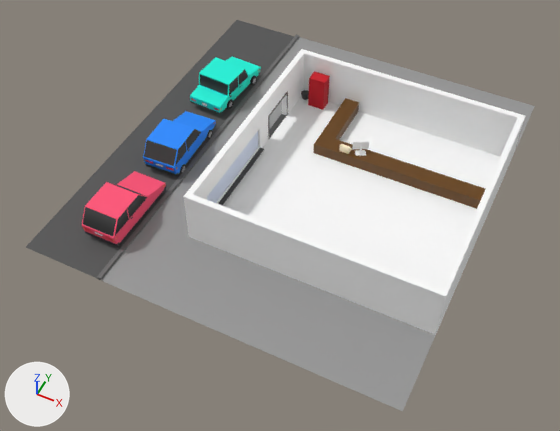
What one commit did to the FBX model Assets/Environment/cafe_model.fbx.
The view is the same before and after, from a 50 mm camera at (12.0, -35.2, 40.2) aimed at (-4.4, -2.4, -0.9). Every picture has the same lights, and +X, +Y and +Z are marked at lower left. Where no turn or scale is listed for an object, it has been applied to the vertices.

The first picture shows 'Floor', 'car02', 'car03', 'car05', 'cokemachine', 'curb', 'desk', 'doorpannel01', 'glass', 'road', 'sidewalk', 'walls', 'windowsil'.
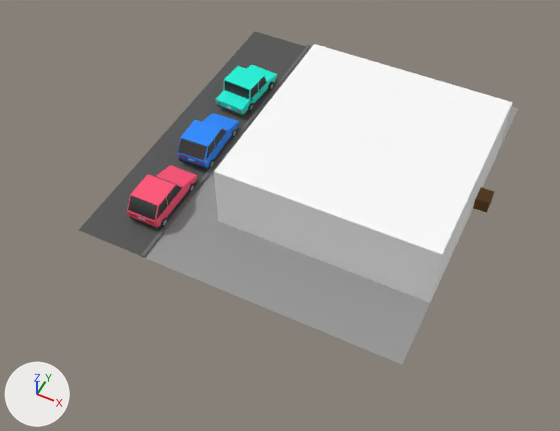
Where the newer file only moved an object's origin or applied its transform, the numbers keep the older frame.

The change, as a diff of the scene's bpy script:
```diff
--- a/Assets/Environment/cafe_model.fbx.py
+++ b/Assets/Environment/cafe_model.fbx.py
@@ me_mesh_014 @@
 # used by ob_walls; location = (-8.75, 9.92, -0.01); rotation_euler = (1.571, 0.0, 0.0), in degrees (90, 0, 0); scale = (0.00875, 0.00875, 0.00875)
-me_mesh_014.from_pydata(...)  # 96 vertices, 98 faces; spans x 0.0..2000.0, y 0.0..455.0, z 0.0..2000.0
+me_mesh_014.from_pydata(...)  # 96 vertices, 86 faces; spans x -25.0..1975.0, y -160.0..429.0, z -25.0..1975.0
+# me_mesh_014 part 1: 96 vertices removed from x 0.0..2000.0, y 0.0..455.0, z 0.0..2000.0; 96 vertices added at x -25.0..1975.0, y -160.0..429.0, z -25.0..1975.0
 me_mesh_014.materials.append(mat_lambert2)
@@ ob_doorpannel02 @@
-ob_doorpannel02 = bpy.data.objects.new('doorpannel02', me_mesh_010)
@@ ob_walls @@
 ob_walls = bpy.data.objects.new('walls', me_mesh_014)
-ob_walls.location = (-8.75, 9.92, -0.01)
+ob_walls.location = (-7.46, 9.66, 1.21)
 ob_walls.rotation_euler = (1.571, 0.0, 0.0)  # degrees (90, 0, 0)
-ob_walls.scale = (0.00875, 0.00875, 0.00875)
+ob_walls.scale = (0.00765, 0.00765, 0.00765)
@@ ob_curb @@
 ob_curb = bpy.data.objects.new('curb', me_mesh_008)
-ob_curb.location = (-12.12, 1.174, -0.00748)
-ob_curb.rotation_euler = (1.571, 0.0, 0.0)  # degrees (90, 0, 0)
-ob_curb.scale = (1.91, 1.91, 1.91)
+ob_curb.parent = ob_group2
+ob_curb.location = (-1212.0, -0.748, -117.4)
+ob_curb.scale = (191.0, 191.0, 191.0)
@@ ob_floor @@
 ob_floor = bpy.data.objects.new('Floor', me_mesh_015)
-ob_floor.location = (0.0, 1.174, 0.0262)
-ob_floor.rotation_euler = (1.571, 0.0, 0.0)  # degrees (90, 0, 0)
-ob_floor.scale = (0.00875, 0.00875, 0.00875)
+ob_floor.parent = ob_group2
+ob_floor.location = (0.0, 2.619, -117.4)
+ob_floor.scale = (0.875, 0.875, 0.875)
@@ ob_sidewalk @@
 ob_sidewalk = bpy.data.objects.new('sidewalk', me_mesh_009)
-ob_sidewalk.location = (0.0, 1.174, -0.00748)
-ob_sidewalk.rotation_euler = (1.571, 0.0, 0.0)  # degrees (90, 0, 0)
-ob_sidewalk.scale = (0.00875, 0.00875, 0.00875)
+ob_sidewalk.parent = ob_group2
+ob_sidewalk.location = (0.0, -0.748, -117.4)
+ob_sidewalk.scale = (0.875, 0.875, 0.875)
@@ ob_car02 @@
 ob_car02 = bpy.data.objects.new('car02', me_mesh_007)
-ob_car02.location = (-13.67, -0.404, 1.252)
-ob_car02.rotation_euler = (1.571, 0.0, 1.605)  # degrees (90, 0, 92)
-ob_car02.scale = (0.0787, 0.0787, 0.0787)
+ob_car02.parent = ob_group2
+ob_car02.location = (-1367.0, 125.2, 40.43)
+ob_car02.rotation_euler = (0.0, 1.605, 0.0)  # degrees (0, 92, 0)
+ob_car02.scale = (7.87, 7.87, 7.87)
@@ ob_car03 @@
 ob_car03 = bpy.data.objects.new('car03', me_mesh_006)
-ob_car03.location = (-13.97, 7.022, 1.238)
-ob_car03.rotation_euler = (1.571, 0.0, 1.499)  # degrees (90, 0, 86)
-ob_car03.scale = (0.0787, 0.0787, 0.0787)
+ob_car03.parent = ob_group2
+ob_car03.location = (-1397.0, 123.8, -702.2)
+ob_car03.rotation_euler = (0.0, 1.499, 0.0)  # degrees (0, 86, 0)
+ob_car03.scale = (7.87, 7.87, 7.87)
@@ ob_road @@
 ob_road = bpy.data.objects.new('road', me_mesh_005)
-ob_road.location = (0.0, 1.174, -0.0578)
-ob_road.rotation_euler = (1.571, 0.0, 0.0)  # degrees (90, 0, 0)
-ob_road.scale = (0.0129, 0.0129, 0.00872)
+ob_road.parent = ob_group2
+ob_road.location = (0.0, -5.783, -117.4)
+ob_road.scale = (1.29, 1.29, 0.872)
@@ ob_car05 @@
 ob_car05 = bpy.data.objects.new('car05', me_mesh_016)
-ob_car05.location = (-13.64, -7.696, 1.252)
-ob_car05.rotation_euler = (1.571, 0.0, 0.0)  # degrees (90, 0, 0)
-ob_car05.scale = (0.01, 0.01, 0.01)
+ob_car05.parent = ob_group2
+ob_car05.location = (-1364.0, 125.2, 769.6)
@@ ob_doorpannel01 @@
-ob_doorpannel01 = bpy.data.objects.new('doorpannel01', me_mesh_011)
@@ ob_windowsil @@
-ob_windowsil = bpy.data.objects.new('windowsil', me_mesh_013)
@@ ob_group2 @@
+ob_group2 = bpy.data.objects.new('group2', None)
+ob_group2.location = (0.0, 1.174, -0.00748)
+ob_group2.rotation_euler = (1.571, 0.0, 0.0)  # degrees (90, 0, 0)
+ob_group2.scale = (0.00875, 0.00875, 0.00875)
@@ ob_roof @@
+ob_roof = bpy.data.objects.new('roof', me_mesh_013_1)  # a box spanning x -7.7..7.7, y -7.7..7.7, z -0.2..0.2; in mat_lambert2 (white #ffffff)
+ob_roof.location = (0.0, 2.2, 4.66)
```

Changed parts and their boxes (x1, y1, x2, y2) in the pictures (560 x 431 px):
'sidewalk', moved, rescaled, turned: before (101, 37, 535, 411); after (145, 47, 518, 364)
'roof', added: after (214, 44, 513, 258)
'walls', reshaped, moved, rescaled: before (183, 49, 525, 335); after (214, 108, 511, 303)
'Floor', moved, rescaled, turned (not visible afterwards): before (222, 96, 500, 288)
'road', moved, rescaled, turned: before (26, 20, 294, 278); after (79, 31, 306, 256)
'car05', moved, turned, rescaled: before (82, 171, 166, 247); after (127, 165, 198, 229)
'car02', moved, turned, rescaled: before (143, 111, 216, 176); after (177, 113, 239, 170)
'car03', moved, turned, rescaled: before (190, 56, 261, 114); after (216, 65, 277, 116)
'curb', moved, rescaled, turned: before (97, 35, 299, 280); after (141, 45, 311, 258)
'windowsil', deleted: before (218, 148, 264, 205)
'doorpannel01', deleted: before (270, 114, 287, 137)
'doorpannel02', deleted: before (268, 91, 288, 139)
'desk', unchanged, covered by the edit: before (313, 98, 485, 209); after (473, 187, 494, 213)
